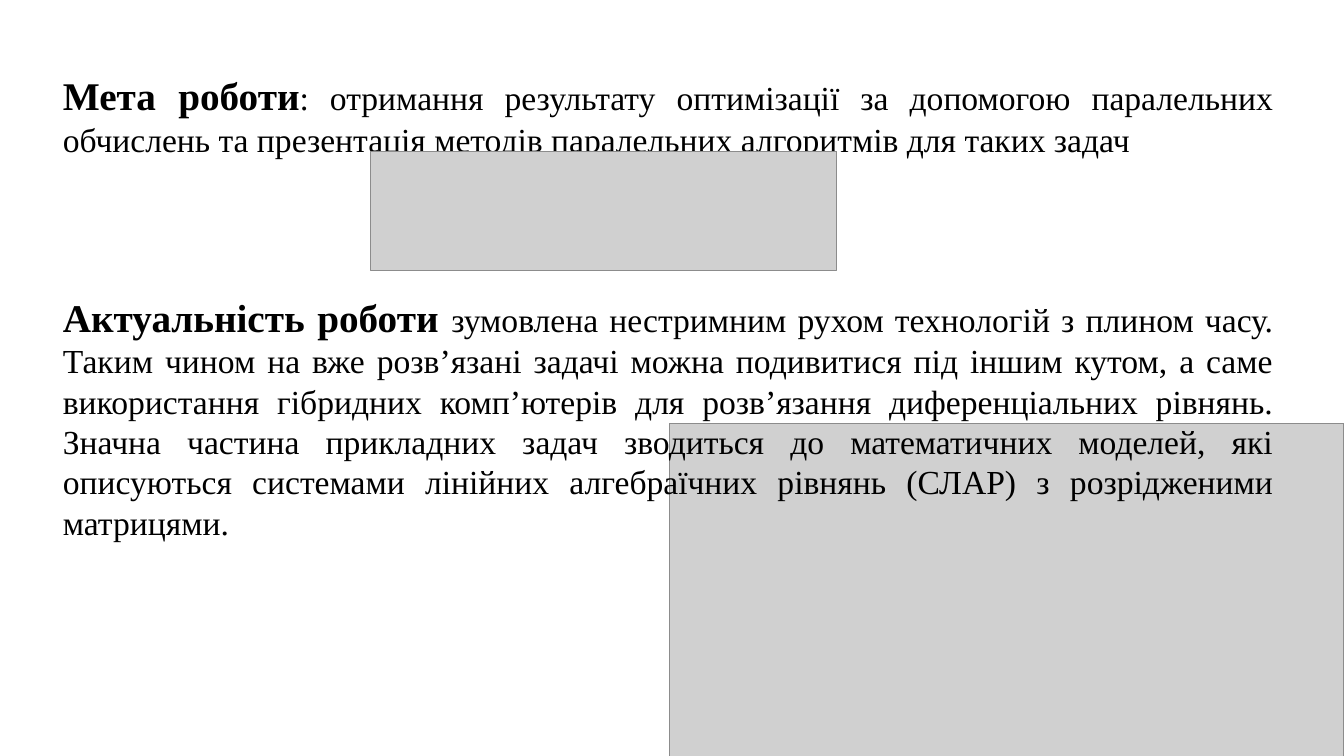
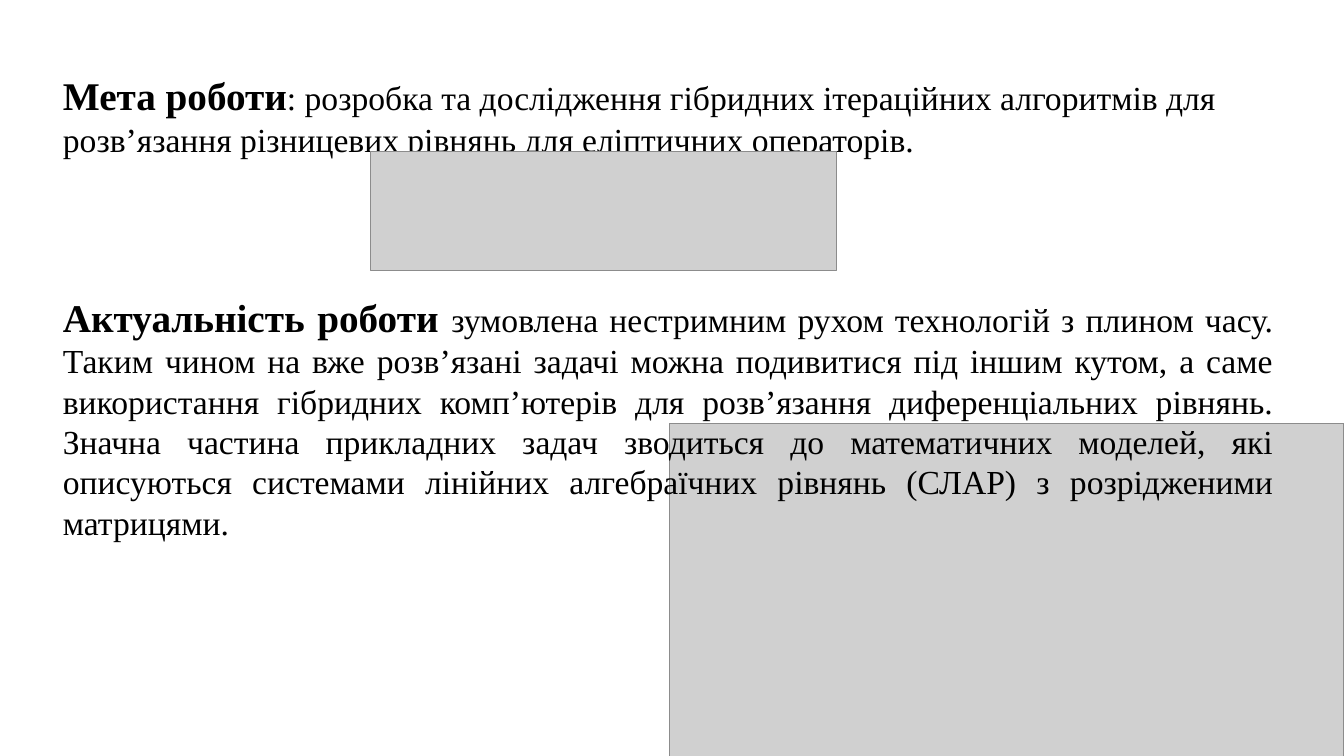
Before and after one commit to icrosil/R_-_UR_methods, a slide deck: slide 2 of types/Illia_Olenchenko_Presentation.pptx. Drawn at 1344x756 pixels with LibreOffice and Linux fonts; fonts in the diff are those of the drawing; grey boxes stand for pictures. Boxes give left, top, right and bottom in pixels: in the first picture for what was removed or moved away, otherwise in the second. Text is boxed around its words. In the diff, an @@ line names an element or a change of style, - is before the commit and + after.

```diff
--- a/types/Illia_Olenchenko_Presentation.pptx
+++ b/types/Illia_Olenchenko_Presentation.pptx
@@ text at (63,82,1215,158): text changed @@
-Мета роботи: отримання результату оптимізації за допомогою паралельних обчислень та презентація методів паралельних алгоритмів для таких задач
+Мета роботи: розробка та дослідження гібридних ітераційних алгоритмів для розв’язання різницевих рівнянь для еліптичних операторів.
```
Also in this commit, not shown: 13 other slides changed, 4 other files.
